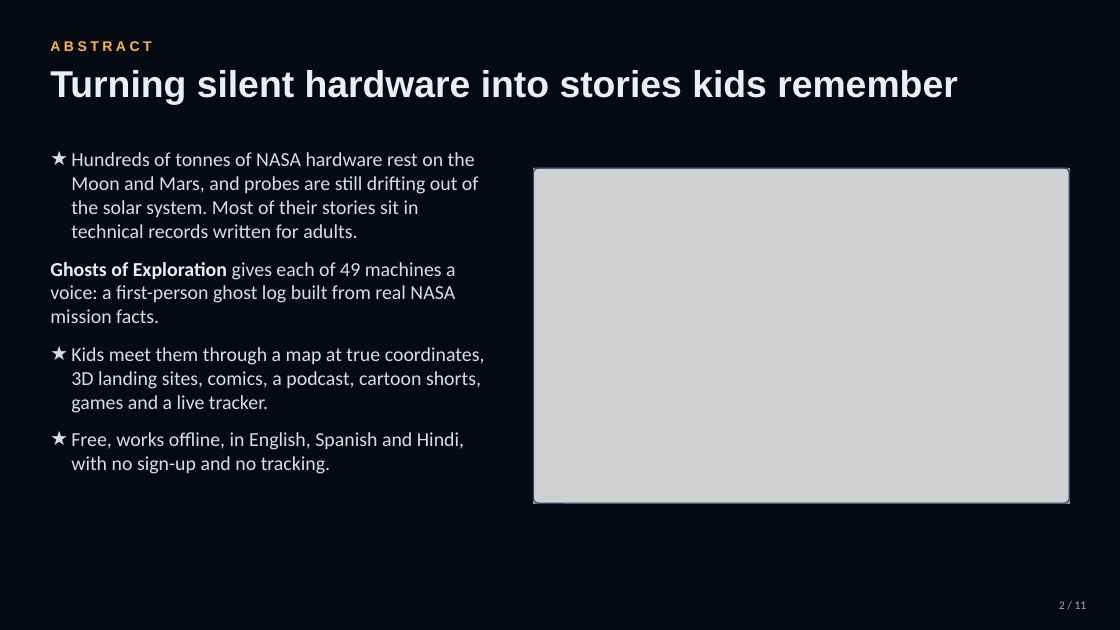
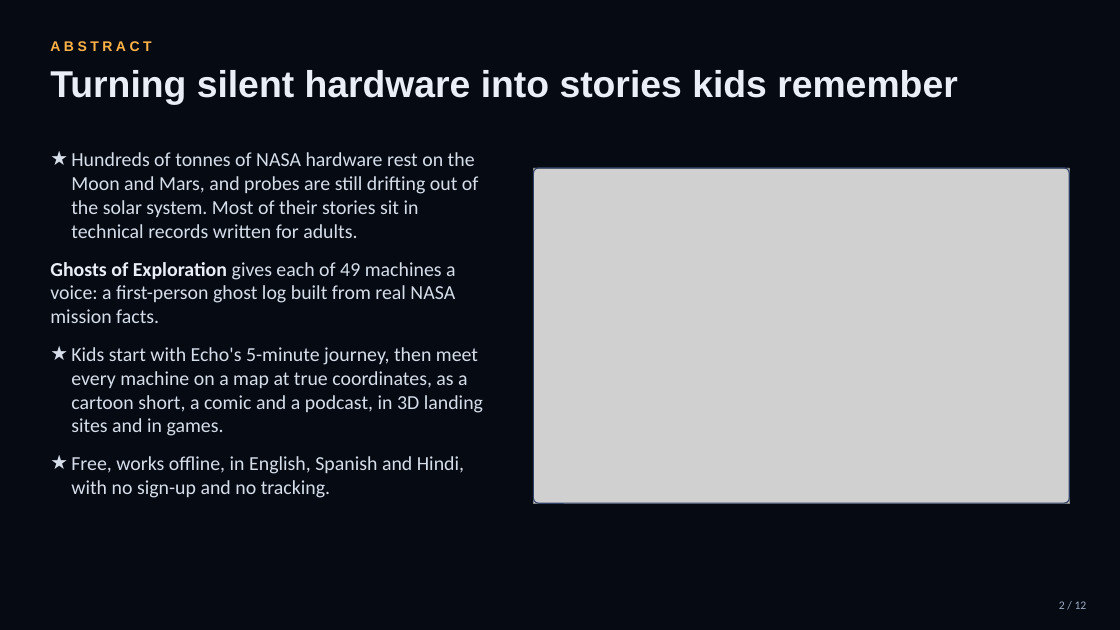
Before and after one commit to Agneay-Community-Hub/Invictus, a slide deck: slide 2 of docs/pitch-deck.pptx. Drawn at 1120x630 pixels with LibreOffice and Linux fonts; fonts in the diff are those of the drawing; grey boxes stand for pictures; background and template pictures are left out. Boxes give left, top, right and bottom in pixels: in the first picture for what was removed or moved away, otherwise in the second. Text is boxed around its words. In the diff, an @@ line names an element or a change of style, - is before the commit and + after.

```diff
--- a/docs/pitch-deck.pptx
+++ b/docs/pitch-deck.pptx
@@ text at (71, 347, 483, 436): text changed @@
-★ Kids meet them through a map at true coordinates, 3D landing sites, comics, a podcast, cartoon shorts, games and a live tracker.
+★ Kids start with Echo's 5-minute journey, then meet every machine on a map at true coordinates, as a cartoon short, a comic and a podcast, in 3D landing sites and in games.
```
Also in this commit, not shown: 10 other slides changed, 1 slide added, 44 other files.
